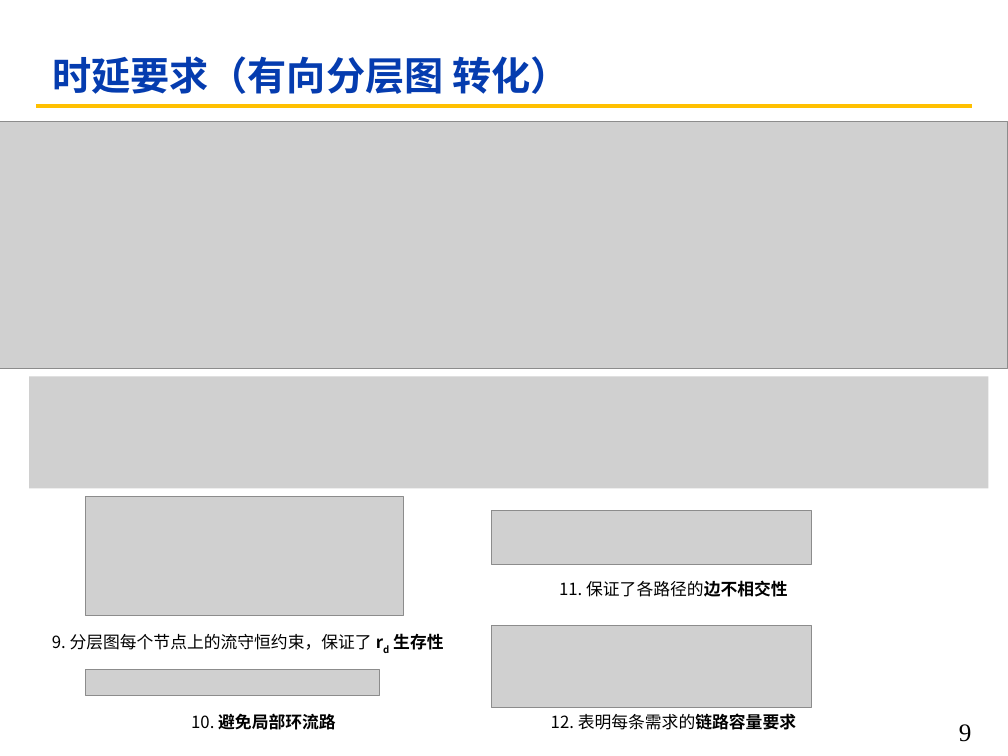
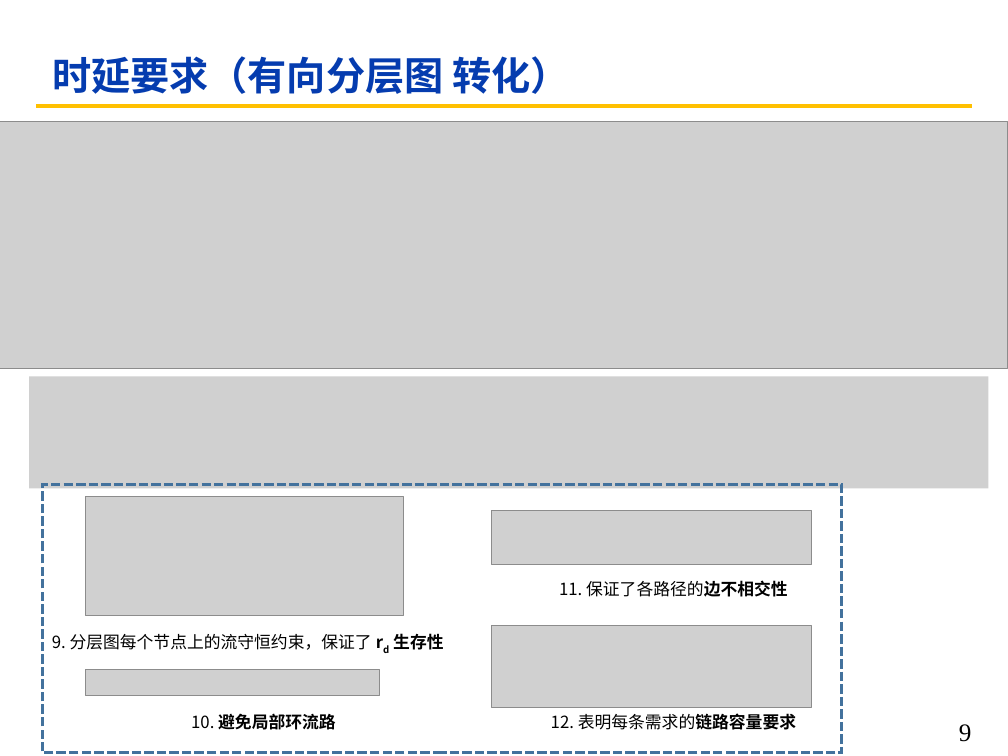
Before and after one commit to cyanbird811/ANTL_papers, a slide deck: slide 9 of 互联网络的设计_汇报/卫星/SPLD/PPT.pptx. Drawn at 1008x756 pixels with LibreOffice and Linux fonts; fonts in the diff are those of the drawing; grey boxes stand for pictures; background and template pictures are left out. Boxes give left, top, right and bottom in pixels: in the first picture for what was removed or moved away, otherwise in the second. Text is boxed around its words. In the diff, an @@ line names an element or a change of style, - is before the commit and + after.

```diff
--- a/互联网络的设计_汇报/卫星/SPLD/PPT.pptx
+++ b/互联网络的设计_汇报/卫星/SPLD/PPT.pptx
@@ rectangle added at bbox=[42, 485, 842, 753], outline #43739E 2.25 pt dashed @@
```
Also in this commit, not shown: 5 other slides changed, 1 slide added, 1 slide removed.
